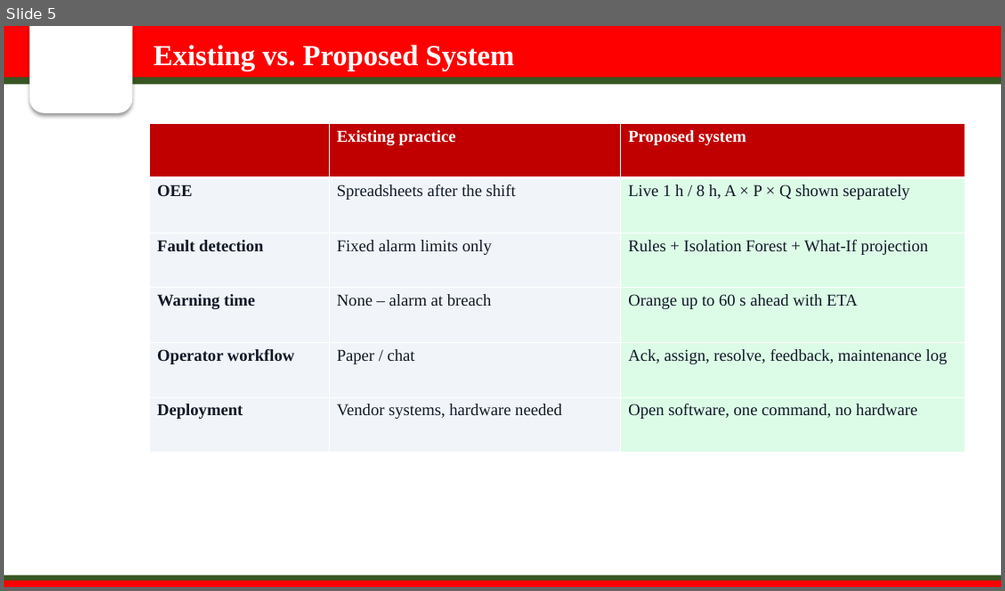
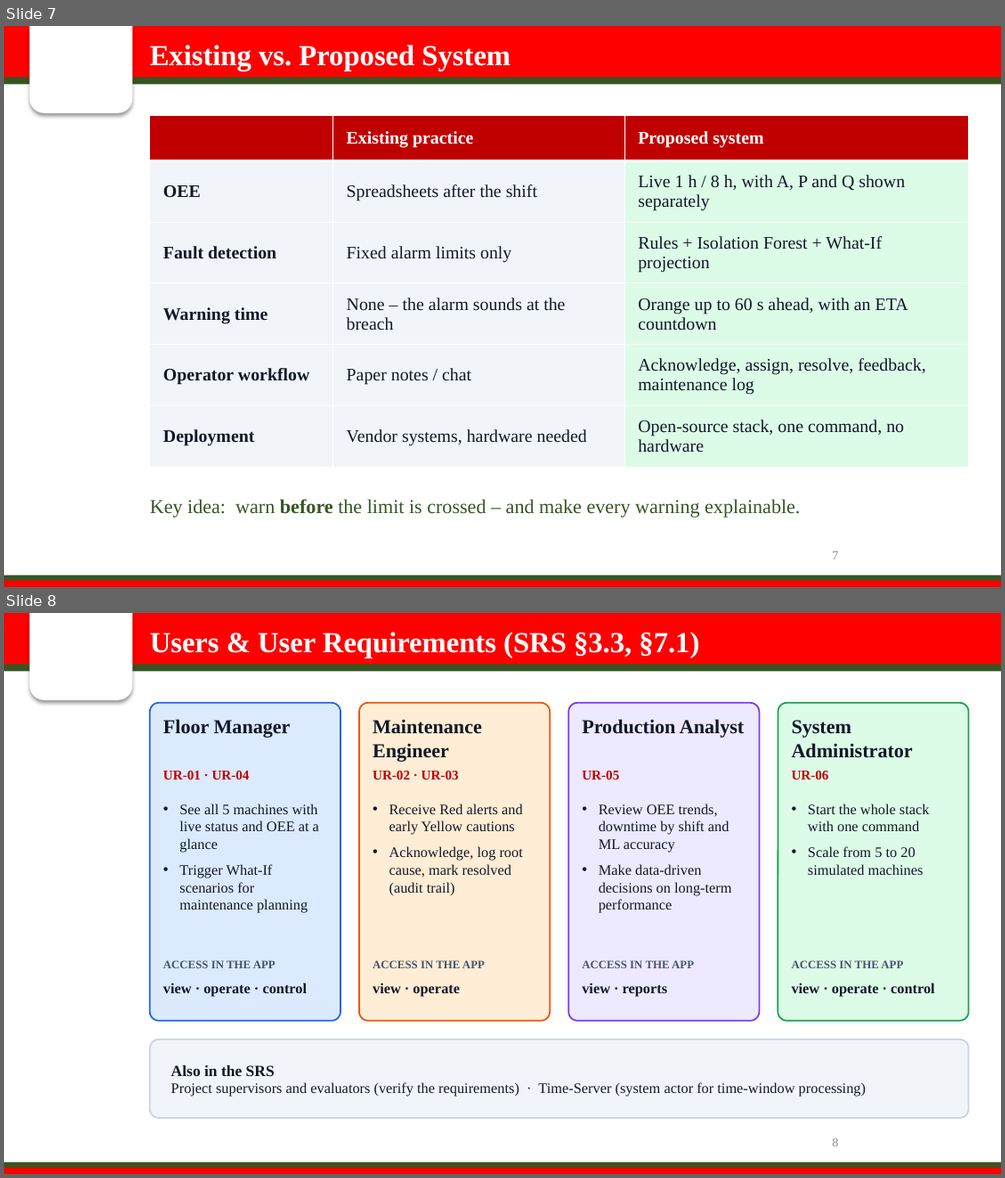
Before and after one commit to sanika-2811/oee-smart-factory, a slide deck: presentation/OEE_Smart_Factory_Presentation.pptx. Shown one above the other, each under a label of ours: slide 5 before the commit, slides 7 and 8 after it. The pictures are 1005x591 and 1005x1178 pixels, drawn with LibreOffice and Linux fonts; fonts in the diff are those of the drawing; background and template pictures are left out. Boxes give left, top, right and bottom in pixels: in the first picture for what was removed or moved away, otherwise in the second. Text is boxed around its words. In the diff, an @@ line names an element or a change of style, - is before the commit and + after.

```diff
--- a/presentation/OEE_Smart_Factory_Presentation.pptx
+++ b/presentation/OEE_Smart_Factory_Presentation.pptx
@@ slide 8 added at (4,613,1001,1174), background #FFFFFF; not listed: 5 template elements that a slide beside it also shows @@
@@ text added at (150,632,699,657), 28 pt, text #FFFFFF, bold @@
+Users & User Requirements (SRS §3.3, §7.1)
@@ rounded rectangle added at (150,703,340,1021), fill #DBEAFE, outline #2563EB 1.5 pt @@
@@ text added at (163,719,291,738), 19 pt, text #111827, bold @@
+Floor Manager
@@ rounded rectangle added at (359,703,550,1021), fill #FFEDD5, outline #EA580C 1.5 pt @@
@@ text added at (372,719,482,762), 19 pt, text #111827, bold @@
+Maintenance Engineer
@@ rounded rectangle added at (568,703,760,1021), fill #EDE9FE, outline #7C3AED 1.5 pt @@
@@ text added at (582,719,744,738), 19 pt, text #111827, bold @@
+Production Analyst
@@ rounded rectangle added at (778,703,969,1021), fill #DCFCE7, outline #16A34A 1.5 pt @@
@@ text added at (792,720,913,758), 19 pt, text #111827, bold @@
+System Administrator
@@ text added at (163,771,250,779), 13 pt, text #C00000, bold @@
+UR-01 · UR-04
@@ text added at (372,771,459,779), 13 pt, text #C00000, bold @@
+UR-02 · UR-03
@@ text added at (582,771,619,779), 13 pt, text #C00000, bold @@
+UR-05
@@ text added at (792,771,829,779), 13 pt, text #C00000, bold @@
+UR-06
@@ text added at (179,803,319,913), 14 pt, text #111827 @@
+• See all 5 machines with live status and OEE at a glance
+• Trigger What-If scenarios for maintenance planning
@@ text added at (389,803,523,895), 14 pt, text #111827 @@
+• Receive Red alerts and early Yellow cautions
+• Acknowledge, log root cause, mark resolved (audit trail)
@@ text added at (599,803,731,913), 14 pt, text #111827 @@
+• Review OEE trends, downtime by shift and ML accuracy
+• Make data-driven decisions on long-term performance
@@ text added at (808,803,930,875), 14 pt, text #111827 @@
+• Start the whole stack with one command
+• Scale from 5 to 20 simulated machines
@@ text added at (163,960,275,968), 11 pt, text #475569, bold @@
+ACCESS IN THE APP
@@ text added at (163,982,307,997), 14 pt, text #111827, bold @@
+view · operate · control
@@ text added at (372,960,485,968), 11 pt, text #475569, bold @@
+ACCESS IN THE APP
@@ text added at (372,982,460,997), 14 pt, text #111827, bold @@
+view · operate
@@ text added at (582,960,694,968), 11 pt, text #475569, bold @@
+ACCESS IN THE APP
@@ text added at (582,982,668,997), 14 pt, text #111827, bold @@
+view · reports
@@ text added at (792,960,903,968), 11 pt, text #475569, bold @@
+ACCESS IN THE APP
@@ text added at (792,982,935,997), 14 pt, text #111827, bold @@
+view · operate · control
@@ rounded rectangle added at (150,1039,969,1118), fill #F1F5F9, outline #CBD5E1 1.5 pt, 14 pt, text #111827 @@
+Also in the SRS
+Project supervisors and evaluators (verify the requirements) · Time-Server (system actor for time-window processing)
@@ page number added at (832,1138,838,1146), 12 pt, text #8C8C8C @@
+8
@@ what was slide 5 is now slide 7 @@
@@ slide 7 changed as well @@
@@ text "Existing vs. Proposed System": place and size @@
-text "Existing vs. Proposed System" at (154,45,515,70)
+text "Existing vs. Proposed System" at (150,45,510,70)
@@ table at (150,116,969,467) @@
-row 2, column 3: Live 1 h / 8 h, A × P × Q shown separately
+row 2, column 3: Live 1 h / 8 h, with A, P and Q shown separately
-row 4, column 2: None – alarm at breach
+row 4, column 2: None – the alarm sounds at the breach
-row 4, column 3: Orange up to 60 s ahead with ETA
+row 4, column 3: Orange up to 60 s ahead, with an ETA countdown
-row 5, column 2: Paper / chat
+row 5, column 2: Paper notes / chat
-row 5, column 3: Ack, assign, resolve, feedback, maintenance log
+row 5, column 3: Acknowledge, assign, resolve, feedback, maintenance log
-row 6, column 3: Open software, one command, no hardware
+row 6, column 3: Open-source stack, one command, no hardware
@@ size 16 to 17 pt in "Existing practice", "Proposed system", "OEE", "Spreadsheets after the shift" and 7 more places @@
@@ table: place and size @@
-table at (150,123,965,452)
+table at (150,116,969,467)
@@ text added at (150,499,800,517), 19 pt, text #375623 @@
+Key idea: warn before the limit is crossed – and make every warning explainable.
@@ page number added at (832,551,838,559), 12 pt, text #8C8C8C @@
+7
```
Also in this commit, not shown: 8 other slides changed, 28 other slides added, 7 slides removed, 5 other files.
